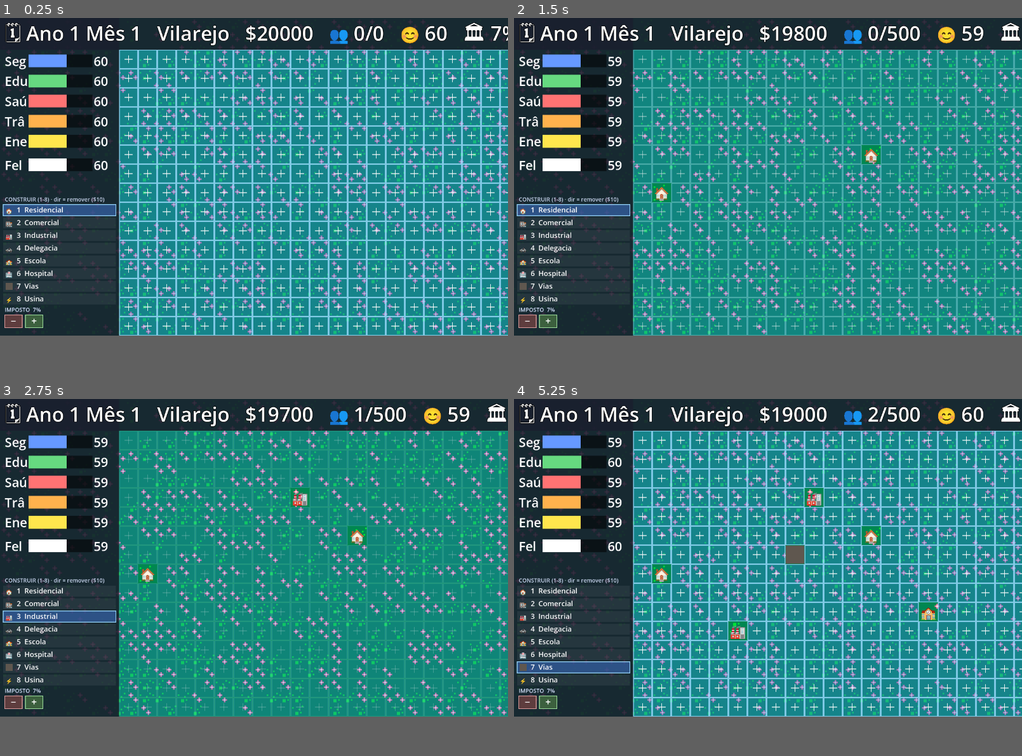
Above: before the commit, frames 1-4 (two rows, left to right).
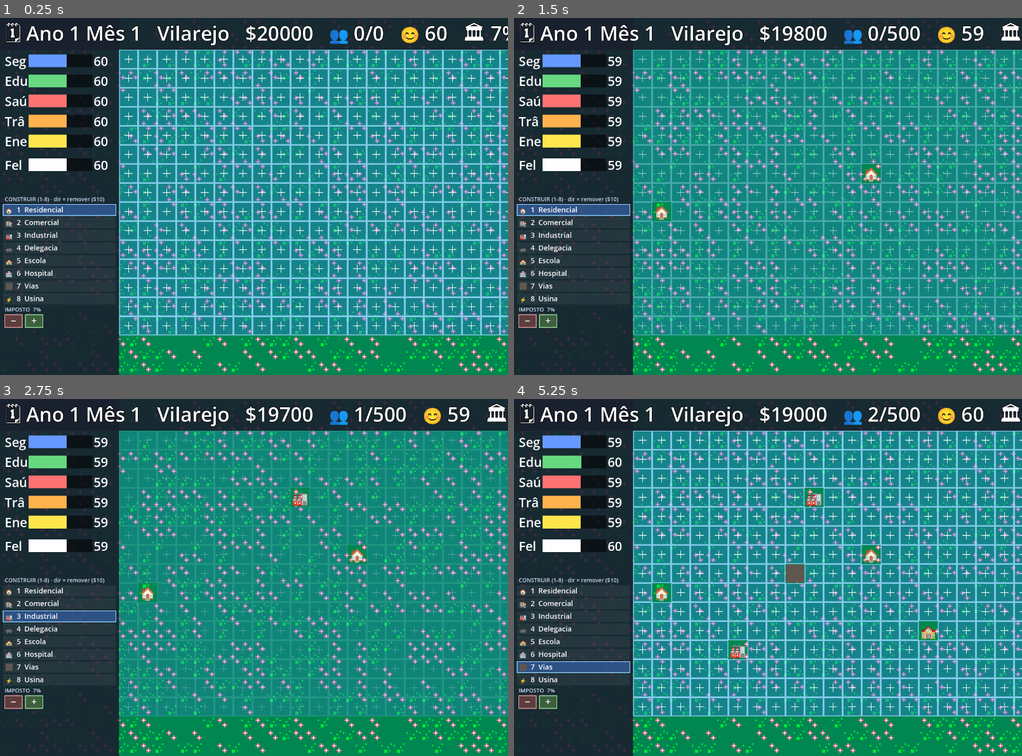
Above: after the commit, the same moments.

Repository: andrewsmedina/yourcity
Game: Godot game, scene res://scenes/main.tscn
Two runs of this game, one before a commit and one after it. Both use one fixed random seed, a clock stepped at 60 frames per second and the inputs below.
Inputs (mouse positions are in pixels of both pictures, inside the frame that each line leads up to):
- Up to frame 1 (0.25 s): no input
- Up to frame 2 (1.5 s): tap Enter at 0.5 s; move the mouse to (879, 160) at 0.52 s; tap 1 at 0.6 s; click (879, 160) at 0.67 s; tap Space at 0.77, 1.25 s; drag from (666, 192) to (742, 239) at 1.27 s
- Up to frame 3 (2.75 s): move the mouse to (304, 488) at 2.02 s; tap 3 at 2.1 s; click (304, 488) at 2.17 s
- Up to frame 4 (5.25 s): drag from (742, 620) to (615, 509) at 2.77 s; move the mouse to (920, 606) at 3.52 s; tap 5 at 3.6 s; click (920, 606) at 3.67 s; tap Space at 3.77 s; drag from (615, 509) to (691, 477) at 4.27 s; move the mouse to (793, 556) at 5.02 s; tap 7 at 5.1 s; click (793, 556) at 5.17 s
In our replay, the window is 800x500 before the commit and 800x562 after it. These sizes can differ from the game's own. Grey fills any space a smaller window leaves; there, only what the larger window draws over its background counts as a difference.

The runs differ from the first frame. In frame 1, 8.6% of the frame differs, in the area x 0-100%, y 13-100%; in frame 2, 8.8%; in frame 3, 7.0%; in frame 4, 11%.

Commit message:
Gifts become placeable buildings
Reaching a milestone now grants a gift you place on the map (free) from the
palette, instead of an automatic bonus. The bonus (park/stadium happiness,
bank +25% tax) applies while the gift building stands. Park/Bank/Stadium added
as placeable zones with emoji icons; palette lists granted-but-unplaced gifts;
window taller to fit them. Notification says "place it on the map". Saves track
granted/available gifts. Tests updated.

Co-Authored-By: Claude Opus 4.8 (1M context) <noreply@anthropic.com>

Diff:
--- a/scripts/build_overlay.gd
+++ b/scripts/build_overlay.gd
@@ -21,6 +21,9 @@
 	CitySim.Zone.HOSPITAL: "🏥",
 	CitySim.Zone.ROADS: "🛣️",
 	CitySim.Zone.POWER: "⚡",
+	CitySim.Zone.PARK: "🌳",
+	CitySim.Zone.BANK: "🏦",
+	CitySim.Zone.STADIUM: "🏟️",
 }
 
 const ZONE_COLOR := {
@@ -66,9 +69,10 @@
 			if _tax_plus_rect().has_point(p):
 				City.sim.adjust_tax(CitySim.TAX_STEP)
 				return
-			for z in 8:
-				if _palette_item_rect(z).has_point(p):
-					City.selected_zone = z
+			var zones := _palette_zones()
+			for i in zones.size():
+				if _palette_item_rect(i).has_point(p):
+					City.selected_zone = zones[i]
 					return
 			return
 		var slot := _slot_at(p)
@@ -115,7 +119,15 @@
 		else:
 			_draw_building(rect, sim.slots[i], tile)
 
-# Build palette lives below the indicators in the left sidebar.
+# Build palette lives below the indicators in the left sidebar. It lists the 8
+# buildable zones plus any granted-but-unplaced gifts.
+func _palette_zones() -> Array:
+	var list: Array = CitySim.BUILDABLE_ZONES.duplicate()
+	for g in CitySim.GIFT_ZONES:
+		if City.sim.gift_available.has(g):
+			list.append(g)
+	return list
+
 func _palette_top() -> float:
 	return 92.0 + 7.0 * (22.0 * Settings.ui_scale) + 24.0
 
@@ -125,9 +137,12 @@
 func _draw_palette() -> void:
 	draw_string(_font, Vector2(12.0, _palette_top() - 8.0), "CONSTRUIR (1-8) · dir = remover ($10)",
 		HORIZONTAL_ALIGNMENT_LEFT, -1, 14, Color(0.8, 0.85, 0.95))
-	for z in 8:
-		var r := _palette_item_rect(z)
+	var zones := _palette_zones()
+	for i in zones.size():
+		var z: int = zones[i]
+		var r := _palette_item_rect(i)
 		var selected := int(City.selected_zone) == z
+		var is_gift := i >= CitySim.BUILDABLE_ZONES.size()
 		draw_rect(r, Color(0.25, 0.45, 0.8, 0.55) if selected else Color(1, 1, 1, 0.06), true)
 		if selected:
 			draw_rect(r, Color(0.6, 0.85, 1.0, 0.95), false, 2.0)
@@ -137,13 +152,14 @@
 		else:
 			draw_string(_emoji_font, Vector2(sw.position.x, sw.get_center().y + sw.size.y * 0.4),
 				ZONE_EMOJI[z], HORIZONTAL_ALIGNMENT_CENTER, sw.size.x, int(sw.size.y * 0.95))
+		var tag := "🎁" if is_gift else str(i + 1)
 		draw_string(_font, Vector2(sw.end.x + 10.0, r.get_center().y + PALETTE_FS * 0.35),
-			"%d  %s" % [z + 1, CitySim.ZONE_NAME[z]],
+			"%s  %s" % [tag, CitySim.ZONE_NAME[z]],
 			HORIZONTAL_ALIGNMENT_LEFT, r.size.x, PALETTE_FS, Color.WHITE)
 
 # Tax control (- rate +) below the palette in the sidebar.
 func _tax_row_y() -> float:
-	return _palette_top() + 8.0 * PALETTE_ROW + 22.0
+	return _palette_top() + _palette_zones().size() * PALETTE_ROW + 22.0
 
 func _tax_minus_rect() -> Rect2:
 	return Rect2(12.0, _tax_row_y(), 44.0, 32.0)
--- a/scripts/city.gd
+++ b/scripts/city.gd
@@ -10,7 +10,7 @@
 signal crisis_started(crisis: CitySim.CrisisType)
 signal crisis_ended(crisis: CitySim.CrisisType)
 signal year_passed(year: int, tax: float, upkeep: float)
-signal gift_received(gift: CitySim.Gift)
+signal gift_received(zone: CitySim.Zone)  ## a gift was granted; place it on the map
 
 var sim := CitySim.new()
 var selected_zone: CitySim.Zone = CitySim.Zone.RESIDENTIAL  ## zone the next build places
@@ -25,7 +25,7 @@
 
 func _ready() -> void:
 	load_game()
-	for g in sim.gifts_received:  # don't re-announce gifts already in the save
+	for g in sim.gift_granted:  # don't re-announce gifts already in the save
 		_known_gifts[g] = true
 
 func _process(delta: float) -> void:
@@ -42,7 +42,7 @@
 	sim.advance(delta)
 	if sim.year() != prev_year:
 		year_passed.emit(sim.year(), sim.last_year_tax, sim.last_year_upkeep)
-	for g in sim.gifts_received:
+	for g in sim.gift_granted:
 		if not _known_gifts.has(g):
 			_known_gifts[g] = true
 			gift_received.emit(g)
--- a/scripts/hud.gd
+++ b/scripts/hud.gd
@@ -26,12 +26,13 @@
 	_apply_scale()
 
 func _on_gift_received(gift: int) -> void:
-	var gift_name: String = CitySim.GIFT_NAME[gift]
-	_report.text = "🎁 Presente: %s!" % gift_name
+	var gift_name: String = CitySim.ZONE_NAME[gift]
+	_report.text = "🎁 Presente: %s! Posicione no mapa (paleta)." % gift_name
 	_report.modulate.a = 1.0
 	if not TrayIcon.muted:
 		_sound.play()
-	TrayIcon.notify("TaskbarCity — Presente!", "Você recebeu: %s" % gift_name)
+	TrayIcon.notify("TaskbarCity — Presente: %s" % gift_name,
+		"Posicione no mapa pela paleta à esquerda")
 	var tween := create_tween()
 	tween.tween_interval(4.0)
 	tween.tween_property(_report, "modulate:a", 0.0, 0.8)
@@ -56,8 +57,9 @@
 	var s := City.sim
 	var pause := "⏸ PAUSADO (P)   " if City.paused else ""
 	var gifts := ""
-	for g in s.gifts_received:
-		gifts += " " + CitySim.GIFT_NAME[g]
+	for g in CitySim.GIFT_ZONES:
+		if s.has_gift(g):
+			gifts += " " + CitySim.ZONE_NAME[g]
 	if gifts != "":
 		gifts = "   🎁" + gifts
 	_label.text = pause + "🗓 Ano %d Mês %d   %s   $%d   👥 %d/%d   😊 %d   🏛 %d%% [/]   🔨 %s%s    " % [
--- a/scripts/sim/city_sim.gd
+++ b/scripts/sim/city_sim.gd
@@ -16,7 +16,14 @@
 enum Zone {
 	RESIDENTIAL, COMMERCIAL, INDUSTRIAL,
 	POLICE, SCHOOL, HOSPITAL, ROADS, POWER,
-}
+	PARK, BANK, STADIUM,  # gifts — placeable once granted by a milestone
+}
+
+## The 8 zones the player builds normally (keys 1-8); gifts are placed separately.
+const BUILDABLE_ZONES := [
+	Zone.RESIDENTIAL, Zone.COMMERCIAL, Zone.INDUSTRIAL,
+	Zone.POLICE, Zone.SCHOOL, Zone.HOSPITAL, Zone.ROADS, Zone.POWER,
+]
 
 const ZONE_NAME := {
 	Zone.RESIDENTIAL: "Residencial",
@@ -27,6 +34,9 @@
 	Zone.HOSPITAL: "Hospital",
 	Zone.ROADS: "Vias",
 	Zone.POWER: "Usina",
+	Zone.PARK: "Parque",
+	Zone.BANK: "Banco",
+	Zone.STADIUM: "Estádio",
 }
 
 enum Indicator { SECURITY, EDUCATION, HEALTH, TRAFFIC, ENERGY }
@@ -47,13 +57,12 @@
 	Phase.METROPOLIS: 50000.0,
 }
 
-# Gifts awarded at population milestones (#endgame). Each grants a passive bonus.
-enum Gift { PARK, BANK, STADIUM }
-const GIFTS := [Gift.PARK, Gift.BANK, Gift.STADIUM]
-const GIFT_NAME := { Gift.PARK: "Parque", Gift.BANK: "Banco", Gift.STADIUM: "Estádio" }
-const GIFT_POP := { Gift.PARK: 500.0, Gift.BANK: 2000.0, Gift.STADIUM: 5000.0 }
-const GIFT_HAPPINESS := { Gift.PARK: 5.0, Gift.BANK: 0.0, Gift.STADIUM: 10.0 }
-const BANK_TAX_BONUS := 0.25  # +25% tax income while the Bank is owned
+# Gifts: granted at a population milestone, then placed on the map by the player.
+# The bonus applies while the gift building stands.
+const GIFT_ZONES := [Zone.PARK, Zone.BANK, Zone.STADIUM]
+const GIFT_POP := { Zone.PARK: 500.0, Zone.BANK: 2000.0, Zone.STADIUM: 5000.0 }
+const GIFT_HAPPINESS := { Zone.PARK: 5.0, Zone.BANK: 0.0, Zone.STADIUM: 10.0 }
+const BANK_TAX_BONUS := 0.25  # +25% tax income while a Bank stands
 
 enum CrisisType { CRIME, EPIDEMIC, DROPOUT, GRIDLOCK, BLACKOUT }
 
@@ -86,12 +95,14 @@
 	Zone.ROADS: 100.0,
 	Zone.POLICE: 500.0, Zone.SCHOOL: 500.0, Zone.HOSPITAL: 500.0,
 	Zone.POWER: 3000.0,
+	Zone.PARK: 0.0, Zone.BANK: 0.0, Zone.STADIUM: 0.0,  # gifts are free
 }
 const ZONE_UPKEEP := {  # ongoing cost/sec — services & infra; plain zones are free
 	Zone.RESIDENTIAL: 0.0, Zone.COMMERCIAL: 0.0, Zone.INDUSTRIAL: 0.0,
 	Zone.ROADS: 0.5,
 	Zone.POLICE: 1.0, Zone.SCHOOL: 1.0, Zone.HOSPITAL: 1.0,
 	Zone.POWER: 2.0,
+	Zone.PARK: 0.0, Zone.BANK: 0.0, Zone.STADIUM: 0.0,
 }
 
 # Tax is the main revenue: rate x (residents + businesses). High tax earns more
@@ -126,6 +137,9 @@
 	Zone.POLICE: Phase.VILLAGE,
 	Zone.SCHOOL: Phase.VILLAGE,
 	Zone.HOSPITAL: Phase.VILLAGE,
+	Zone.PARK: Phase.VILLAGE,
+	Zone.BANK: Phase.VILLAGE,
+	Zone.STADIUM: Phase.VILLAGE,
 }
 
 # --- Indicators ---
@@ -216,7 +230,8 @@
 var last_year_upkeep := 0.0
 
 var slots: Array = []  # each entry is a Zone value, or null when empty
-var gifts_received := {}  # Gift -> true once its milestone is reached
+var gift_granted := {}    # gift Zone -> true once its milestone has been reached
+var gift_available := {}  # gift Zone -> true while granted but not yet placed
 
 var _crisis_elapsed := {}  # CrisisType -> seconds active (key present iff active)
 
@@ -248,18 +263,25 @@
 func is_zone_unlocked(zone: Zone) -> bool:
 	return int(phase()) >= int(ZONE_UNLOCK_PHASE[zone])
 
+func is_gift(zone: Zone) -> bool:
+	return GIFT_ZONES.has(zone)
+
 func can_build(zone: Zone, slot_index: int) -> bool:
-	return is_zone_unlocked(zone) \
-		and slot_index >= 0 and slot_index < slots.size() \
-		and slots[slot_index] == null \
-		and money >= ZONE_COST[zone]
+	if slot_index < 0 or slot_index >= slots.size() or slots[slot_index] != null:
+		return false
+	if is_gift(zone):
+		return gift_available.has(zone)  # free, only if granted and not placed
+	return is_zone_unlocked(zone) and money >= ZONE_COST[zone]
 
 ## Build a zone into an empty unlocked slot. Returns false (no-op) if the slot
 ## is taken/locked or there isn't enough money.
 func build(zone: Zone, slot_index: int) -> bool:
 	if not can_build(zone, slot_index):
 		return false
-	money -= ZONE_COST[zone]
+	if is_gift(zone):
+		gift_available.erase(zone)  # gift consumed (placed)
+	else:
+		money -= ZONE_COST[zone]
 	slots[slot_index] = zone
 	_recompute_rates()
 	return true
@@ -302,20 +324,22 @@
 	var base := total / INDICATORS.size()
 	return clampf(base + (TAX_COMFORT - tax_rate) * TAX_HAPPINESS + _gift_happiness(), 0.0, 100.0)
 
-func has_gift(gift: Gift) -> bool:
-	return gifts_received.has(gift)
+## Whether a gift building currently stands in the city (its bonus is active).
+func has_gift(gift: Zone) -> bool:
+	return zone_count(gift) > 0
 
 func _gift_happiness() -> float:
 	var bonus := 0.0
-	for g in gifts_received:
-		bonus += GIFT_HAPPINESS[g]
+	for g in GIFT_ZONES:
+		if has_gift(g):
+			bonus += GIFT_HAPPINESS[g]
 	return bonus
 
 ## Tax revenue per second at the current rate (residents + businesses).
 func tax_income() -> float:
 	var businesses := zone_count(Zone.COMMERCIAL) + zone_count(Zone.INDUSTRIAL)
 	var income := (population * TAX_PER_RESIDENT + businesses * TAX_PER_BUSINESS) * tax_rate
-	if has_gift(Gift.BANK):
+	if has_gift(Zone.BANK):
 		income *= 1.0 + BANK_TAX_BONUS
 	return income
 
@@ -353,9 +377,10 @@
 	_sync_slots()
 
 func _check_gifts() -> void:
-	for gift in GIFTS:
-		if not gifts_received.has(gift) and population >= GIFT_POP[gift]:
-			gifts_received[gift] = true
+	for gift in GIFT_ZONES:
+		if not gift_granted.has(gift) and population >= GIFT_POP[gift]:
+			gift_granted[gift] = true
+			gift_available[gift] = true  # ready for the player to place
 
 func _settle_year() -> void:
 	last_year_tax = _year_tax
@@ -445,7 +470,8 @@
 		"slots": slots.duplicate(),
 		"indicators": inds,
 		"crises": crises,
-		"gifts": gifts_received.keys(),
+		"gift_granted": gift_granted.keys(),
+		"gift_available": gift_available.keys(),
 	}
 
 func from_dict(data: Dictionary) -> void:
@@ -468,9 +494,12 @@
 	_crisis_elapsed = {}
 	for key in data.get("crises", {}):
 		_crisis_elapsed[int(key)] = float(data["crises"][key])
-	gifts_received = {}
-	for g in data.get("gifts", []):
-		gifts_received[int(g)] = true
+	gift_granted = {}
+	for g in data.get("gift_granted", []):
+		gift_granted[int(g)] = true
+	gift_available = {}
+	for g in data.get("gift_available", []):
+		gift_available[int(g)] = true
 	_last_year = year()
 	_sync_slots()
 	_recompute_rates()
--- a/scripts/window_manager.gd
+++ b/scripts/window_manager.gd
@@ -13,9 +13,9 @@
 ## panels/struts, so pinning to the usable rect's bottom edge Just Works on all
 ## three. (The macOS menu-bar status icon lives in issue #7.)
 
-const HEIGHT_IDLE := 800  # GRID_TOP(80) + GRID_ROWS(15) * TILE(48)
-const HEIGHT_EXPANDED := 980
-const MIN_SIZE := Vector2i(1280, 800)
+const HEIGHT_IDLE := 900  # grid (80 + 15*48 = 800) + sidebar room for palette/gifts
+const HEIGHT_EXPANDED := 1080
+const MIN_SIZE := Vector2i(1280, 900)
 
 var _expanded := false
 
--- a/tests/run_tests.gd
+++ b/tests/run_tests.gd
@@ -18,7 +18,7 @@
 	_test_tax_collected_yearly_not_continuously()
 	_test_grid_starts_full()
 	_test_demolish_clears_lot()
-	_test_gifts_awarded_by_population()
+	_test_gifts_granted_placed_and_bonus()
 	_test_indicators_start_at_default()
 	_test_happiness_is_average_of_indicators()
 	_test_indicators_react_to_demand()
@@ -113,19 +113,23 @@
 	var collected := c.money > start
 	_expect("tax is collected yearly, not continuously", mid_unchanged and collected)
 
-func _test_gifts_awarded_by_population() -> void:
+func _test_gifts_granted_placed_and_bonus() -> void:
 	var c := CitySim.new(100000.0)
 	c.build(CitySim.Zone.RESIDENTIAL, 0)
 	c.build(CitySim.Zone.RESIDENTIAL, 1)  # capacity 500
 	c.population = 500.0
 	c.advance(0.1)
-	var got_park := c.has_gift(CitySim.Gift.PARK)
-	var no_bank := not c.has_gift(CitySim.Gift.BANK)  # needs 2000
+	var granted := c.gift_available.has(CitySim.Zone.PARK)  # offered, not yet placed
+	var inactive := not c.has_gift(CitySim.Zone.PARK)
+	var placed := c.build(CitySim.Zone.PARK, 5)             # place it (free)
+	var active := c.has_gift(CitySim.Zone.PARK) and not c.gift_available.has(CitySim.Zone.PARK)
+	# Bank boosts tax once placed.
+	c.build(CitySim.Zone.COMMERCIAL, 6)
 	var base_tax := c.tax_income()
-	c.gifts_received[CitySim.Gift.BANK] = true  # bank boosts tax income
-	var boosted := c.tax_income() > base_tax
-	_expect("gifts award by population and the bank boosts tax",
-		got_park and no_bank and boosted)
+	c.gift_available[CitySim.Zone.BANK] = true
+	c.build(CitySim.Zone.BANK, 7)
+	_expect("gift granted -> placed -> bonus active; bank boosts tax",
+		granted and inactive and placed and active and c.tax_income() > base_tax)
 
 func _test_demolish_clears_lot() -> void:
 	var c := CitySim.new(10000.0)
